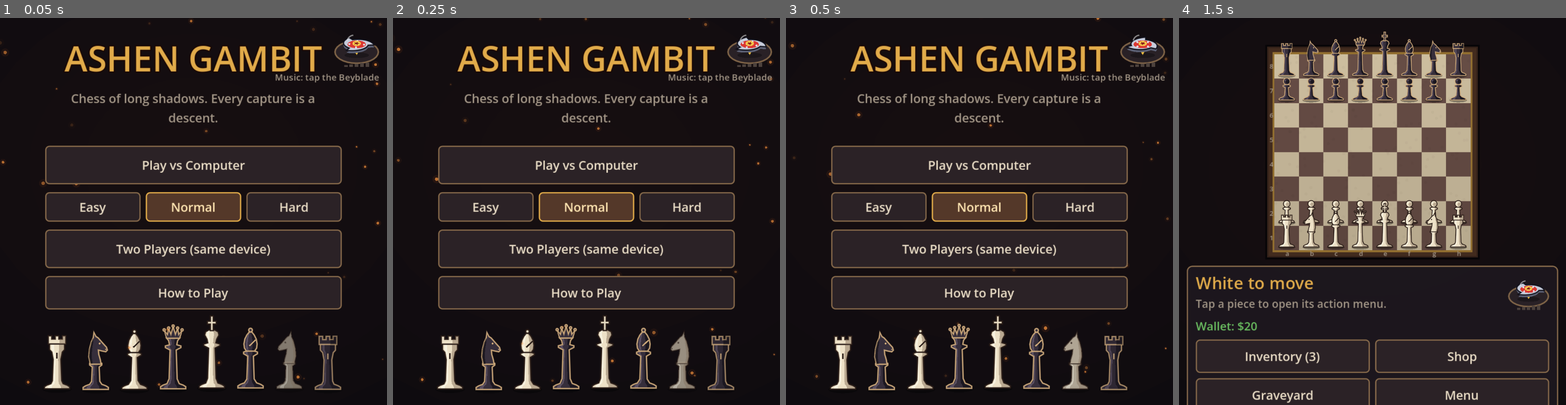
Above: before the commit, frames 1-4 (left to right).
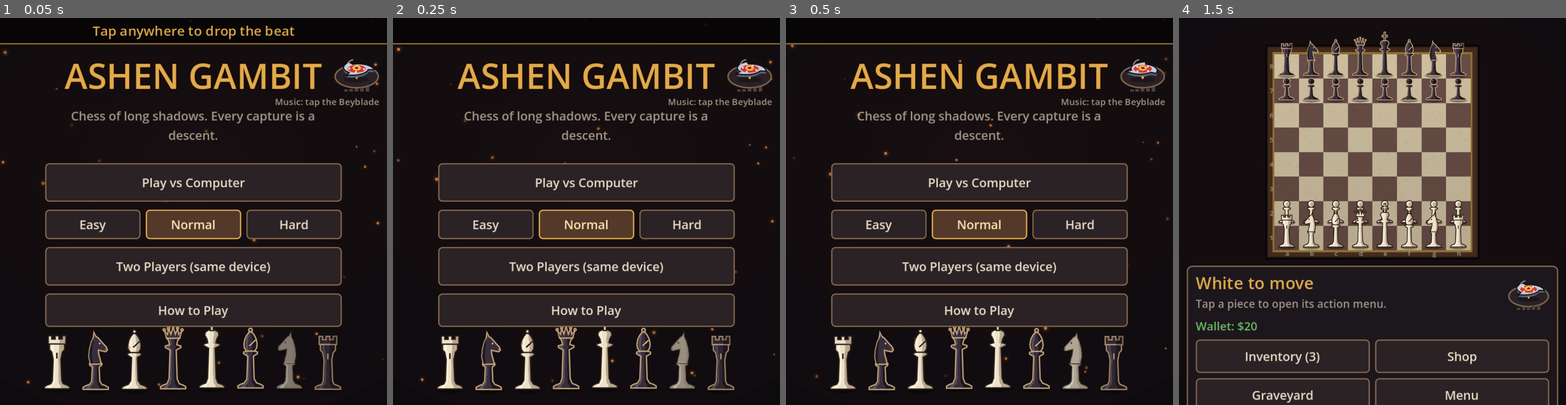
Above: after the commit, the same moments.

Repository: Username846/harmi
Game: Godot game, scene res://scenes/main.tscn
Same seed, same stepped clock (60 frames per second), same inputs: the game is played once before the commit and once after it. Sound files missing from this copy of the repository are replaced by a short silence.
Inputs (mouse positions are in pixels of both pictures, inside the frame that each line leads up to):
- Up to frame 1 (0.05 s): no input
- Up to frame 2 (0.25 s): no input
- Up to frame 3 (0.5 s): no input
- Up to frame 4 (1.5 s): click "Play vs Computer" at 0.5 s; tap A at 1.25 s; drag from (1372, 141) to (1411, 126) at 1.27 s

The runs differ from the first frame. In frame 1, 17% of the frame differs, in the area x 0-100%, y 0-80%; in frame 2, 16%; in frame 3, 16%; in frame 4, nothing differs.

Commit message:
Title screen diss track: five minutes of synthesized rap over a boom-bap beat, lyrics scrolling across the top
Co-Authored-By: Claude Opus 5.5 <noreply@anthropic.com>
Claude-Session: https://claude.ai/code/session_01CNJoxHwQEPu7za74owAvZ7

Diff:
--- /dev/null
+++ b/scripts/title/diss_lyrics.gd
@@ -0,0 +1,108 @@
+## Generated by tools/gen_diss.py: when each line of the title-screen diss track is rapped.
+extends RefCounted
+
+const TITLE := "Long Boy Diss (Black Side Freestyle)"
+const LENGTH := 300.17
+
+const LINES := [
+	[5.36, 10.16, "Yo. This one goes out to the whole Black side of the board."],
+	[10.70, 13.17, "Ashen Gambit on the mic and I'm taller than the block"],
+	[13.36, 15.84, "Seven feet of ivory, I'm a walking grandfather clock"],
+	[16.03, 18.52, "You bust shit while I bust nuts."],
+	[18.70, 21.18, "You sweep the squares while I'm counting up my bucks"],
+	[21.36, 23.84, "Rolled up to the corner store in a lowrider coupe"],
+	[24.03, 26.52, "Bought a sniper and a gourd, now I'm hunting down your troop"],
+	[26.70, 29.18, "Your knight move crooked, yeah, it only goes in Ls"],
+	[29.36, 31.85, "Mine hop over buildings while your horse just smells"],
+	[32.03, 34.51, "Your queen got the power but she never got the sauce"],
+	[34.70, 37.18, "Took her on a dinner date, now she calling me the boss"],
+	[37.36, 39.85, "I do odd jobs, really odd jobs, money in the drawer"],
+	[40.03, 42.51, "Posed as a garden gnome and still I'm making more"],
+	[42.70, 45.18, "Your bishop moving sideways like he dodging the rent"],
+	[45.36, 47.84, "Diagonal hustle, every penny that he spent"],
+	[48.03, 50.53, "Hey we got Oscar Mayer over here"],
+	[50.70, 53.18, "Little wiener pawn, two squares and he disappear"],
+	[53.36, 55.85, "Your rook stuck in the corner like he grounded by his mom"],
+	[56.03, 58.52, "Castling every Tuesday, call that dude a sitcom"],
+	[58.70, 61.17, "Pink slip race, I left your hatchback in the smoke"],
+	[61.36, 63.85, "Now your piece can't move, he a pedestrian joke"],
+	[64.03, 66.51, "Shifted in the green band with the nitrous in the tank"],
+	[66.70, 69.18, "Drove your car to Gambit Goods and parked it at the bank"],
+	[69.36, 71.86, "Every time you capture you be crying in a maze"],
+	[72.03, 74.51, "Punching on a footlocker for seven straight days"],
+	[74.70, 77.18, "I walk the labyrinth like I'm holding the deed"],
+	[77.36, 79.84, "Inspect, open, punch and use, that's all I need"],
+	[80.03, 82.52, "Your mood so gloomy that it's raining on your head"],
+	[82.70, 85.19, "Little storm cloud following you all the way to bed"],
+	[85.36, 87.84, "Took your pawn to a picnic, now he loves me more"],
+	[88.03, 90.51, "Told him he could promote if he knocks on my door"],
+	[90.70, 93.19, "We bout to hood style on these mofos"],
+	[93.36, 95.84, "Pull up with the neighbors in the lowrider, slow mo"],
+	[106.70, 109.19, "Nah I ain't about chess what the fuck is a bishop"],
+	[109.36, 111.84, "Looking like a salt shaker, get up out my kitchen, stop"],
+	[112.03, 114.51, "Pulled the Beyblade rip cord till the bassline hit the floor"],
+	[114.70, 117.17, "Snapped it off the launcher, now your king can't find the door"],
+	[117.36, 119.85, "Knocked your knight flat on his back, he seeing little stars"],
+	[120.03, 122.50, "Lose a turn, sit and learn, while I'm racing fancy cars"],
+	[122.70, 125.18, "Yugi in the graveyard talking heart of the cards"],
+	[125.36, 127.84, "I pulled a Drive-By booster, now he calling for his guards"],
+	[128.03, 130.51, "Brought my dead rook back with a dragon and a sniper"],
+	[130.70, 133.17, "Children's card game, but I play it like a viper"],
+	[133.36, 135.85, "Your king so anxious that he never leaves his square"],
+	[136.03, 138.51, "Always in check, man, he losing all his hair"],
+	[138.70, 141.19, "My king got a driver and a custom leather seat"],
+	[141.36, 143.84, "Your king got a curfew and a babysitter, sweet"],
+	[144.03, 146.51, "Double shot espresso, so I move two times, cuz"],
+	[146.70, 149.18, "By the time you blink I already did what I does"],
+	[149.36, 151.84, "You talk about the center, I'm the center of attention"],
+	[152.03, 154.52, "Fifty move rule, I'm a fifty bar extension"],
+	[154.70, 157.18, "En passant your cousin, he was sneaking by the side"],
+	[157.36, 159.85, "Caught him with a pawn and then I took him for a ride"],
+	[160.03, 162.52, "Your scrolls in the scriptorium are dusty and dead"],
+	[162.70, 165.18, "Lit a candle in the dark and read your diary instead"],
+	[165.36, 167.85, "Bell tower ringing, that's the sound of you losing"],
+	[168.03, 170.52, "Three bells, four bells, I don't care what you're choosing"],
+	[170.70, 173.17, "Ward Charm on my neck and a whetstone on my blade"],
+	[173.36, 175.85, "Twenty five more hit points, I don't ever get afraid"],
+	[176.03, 178.52, "You sip Mana Tincture like it's pink lemonade"],
+	[178.70, 181.18, "I drink Health Draught straight, I'm a walking barricade"],
+	[181.36, 183.84, "Took your bishop out to sea on a sunset cruise"],
+	[184.03, 186.51, "Scattering the ashes, man, he had nothing to lose"],
+	[186.70, 189.19, "Your skinny neck look like a giraffe in a hoodie"],
+	[189.36, 191.84, "Mine look like a skyscraper serving up the goodies"],
+	[194.70, 199.62, "Hold up. Let the beat breathe. Okay. Back to violating."],
+	[202.70, 205.18, "Got a pet rock named Gerald and he harder than your squad"],
+	[205.36, 207.84, "He don't fight, he don't race, but he still look like a god"],
+	[208.03, 210.52, "Decorative gourd on my dashboard for luck"],
+	[210.70, 213.17, "Commemorative spoon, I stirred up all your stuff"],
+	[213.36, 215.85, "You need a headlamp just to find your own way home"],
+	[216.03, 218.51, "Dark mood, dark maze, you crying on the phone"],
+	[218.70, 221.18, "Called the Drive-By Hotline, said bring the whole crew"],
+	[221.36, 223.83, "Neighbor board pulled up and your back rank is through"],
+	[224.03, 226.51, "Sniper on the e-file and the line is clear"],
+	[226.70, 229.19, "One shot, no labyrinth, your pawn is out of here"],
+	[229.36, 231.85, "Ash in my satchel and I throw it in your eyes"],
+	[232.03, 234.51, "Blinded in the duel, now you swinging at the skies"],
+	[234.70, 237.18, "Your rook got a van with a busted transmission"],
+	[237.36, 239.85, "Lost it in a race, now he walking on a mission"],
+	[240.03, 242.52, "Used car lot, I bought the keys for twenty bucks"],
+	[242.70, 245.18, "My pawns ride in style while yours hitch rides on trucks"],
+	[245.36, 247.85, "Black side bluffing, all that marble, no muscle"],
+	[248.03, 250.52, "White side shining, every square is a hustle"],
+	[250.70, 253.19, "Checkmate coming and you know it's not a bluff"],
+	[253.36, 255.85, "Final duel with your king and he's eating my dust"],
+	[256.03, 258.52, "He crumbles into ash and I sweep him in a dustpan"],
+	[258.70, 261.19, "Mail him back to Yugi with a note that says nice plan"],
+	[261.36, 263.86, "I'm the long boy of the board, I'm the ivory tower"],
+	[264.03, 266.52, "Every move I make got that elongated power"],
+	[266.70, 269.19, "You a short little checker on the wrong kind of table"],
+	[269.36, 271.85, "I'm a legend in the labyrinth, a myth and a fable"],
+	[272.03, 274.51, "Machine on the Black side thinking twelve hundred moves"],
+	[274.70, 277.18, "Still can't calculate the way your boy grooves"],
+	[277.36, 279.84, "Easy, Normal, Hard, man, I'm deadly on all three"],
+	[280.03, 282.51, "Even two player mode I'm still beating me"],
+	[282.70, 285.18, "So bow to the tall boy, put your crown on the floor"],
+	[285.36, 287.85, "Pawn to e-four and I'm kicking in your door"],
+	[288.03, 292.95, "That's the track. Black side, you're done. The board is mine."],
+	[293.36, 298.25, "Elongated pieces. Ashen Gambit. Mic drop. Peace."],
+]
--- /dev/null
+++ b/scripts/title/diss_ticker.gd
@@ -0,0 +1,107 @@
+class_name DissTicker
+extends Control
+## The title screen's diss track and its lyrics, scrolling across the top of
+## the screen in time with the rapping. Tap the strip to mute or unmute.
+
+const LYRICS := preload("res://scripts/title/diss_lyrics.gd")
+const TRACK := preload("res://assets/audio/diss_track.ogg")
+const STRIP_H := 40.0
+
+var player: AudioStreamPlayer
+var muted := false
+var _t := 0.0
+
+
+func _ready() -> void:
+	mouse_filter = Control.MOUSE_FILTER_STOP
+	tooltip_text = "Tap to mute or unmute the diss track"
+	player = AudioStreamPlayer.new()
+	player.stream = TRACK
+	player.volume_db = -2.0
+	player.finished.connect(func(): player.play())
+	add_child(player)
+	player.play()
+
+
+## Browsers only allow sound after a tap, so the title screen pokes us on its first one.
+func wake() -> void:
+	if not muted and not player.playing:
+		player.play()
+
+
+func _gui_input(event: InputEvent) -> void:
+	if event is InputEventMouseButton and event.pressed and event.button_index == MOUSE_BUTTON_LEFT:
+		accept_event()
+		muted = not muted
+		if not muted and not player.playing:
+			player.play()
+
+
+func _process(delta: float) -> void:
+	_t += delta
+	# step aside while the Beyblade is spinning its own bassline
+	var want_paused := muted or Music.spinning
+	if player.stream_paused != want_paused:
+		player.stream_paused = want_paused
+	queue_redraw()
+
+
+var _speed_cache := 0.0
+
+
+## Fast enough that a line never runs into the next one.
+func _speed(font: Font, fs: int) -> float:
+	if _speed_cache > 0.0:
+		return _speed_cache
+	var lines: Array = LYRICS.LINES
+	_speed_cache = 120.0
+	for i in lines.size() - 1:
+		var gap: float = float(lines[i + 1][0]) - float(lines[i][0])
+		var tw := font.get_string_size(lines[i][2], HORIZONTAL_ALIGNMENT_LEFT, -1, fs).x
+		_speed_cache = maxf(_speed_cache, (tw + 60.0) / gap)
+	return _speed_cache
+
+
+func _text(font: Font, p: Vector2, text: String, fs: int) -> void:
+	draw_string_outline(font, p, text, HORIZONTAL_ALIGNMENT_LEFT, -1, fs, 5, Color(0, 0, 0, 0.9))
+	draw_string(font, p, text, HORIZONTAL_ALIGNMENT_LEFT, -1, fs, UI.GOLD)
+
+
+func _draw() -> void:
+	var font := ThemeDB.fallback_font
+	var w := size.x
+	draw_rect(Rect2(Vector2.ZERO, Vector2(w, STRIP_H)), Color(0.02, 0.015, 0.02, 0.85))
+	draw_line(Vector2(0, STRIP_H), Vector2(w, STRIP_H), UI.GOLD.darkened(0.4), 2.0)
+	var fs := 21
+	var label_w := 150.0 if w > 700.0 else 0.0
+	var y := STRIP_H * 0.5 + fs * 0.36
+	var notice := ""
+	if muted:
+		notice = "Diss track muted - tap here to bring it back"
+	elif Music.spinning:
+		notice = "The Beyblade has the floor. The diss track waits its turn."
+	elif not player.playing or player.get_playback_position() < 0.05:
+		notice = "Tap anywhere to drop the beat"
+	if notice != "":
+		var nw := font.get_string_size(notice, HORIZONTAL_ALIGNMENT_LEFT, -1, fs).x
+		_text(font, Vector2(label_w + (w - label_w - nw) * 0.5, y), notice, fs)
+	else:
+		# one continuous ribbon: each line enters on the right the moment it's
+		# rapped and drifts left at a steady pace
+		var pos := player.get_playback_position()
+		var speed := _speed(font, fs)
+		for line in LYRICS.LINES:
+			var x: float = w + (float(line[0]) - pos) * speed
+			if x > w:
+				break
+			var tw := font.get_string_size(line[2], HORIZONTAL_ALIGNMENT_LEFT, -1, fs).x
+			if x + tw < label_w:
+				continue
+			_text(font, Vector2(x, y), line[2], fs)
+	if label_w > 0.0:
+		# a fixed "now playing" tag the lyrics slide under
+		draw_rect(Rect2(Vector2.ZERO, Vector2(label_w, STRIP_H)), Color(0.12, 0.05, 0.05))
+		var beat := 0.5 + 0.5 * absf(sin(player.get_playback_position() * PI * 1.5)) if player.playing and not player.stream_paused else 0.5
+		draw_circle(Vector2(14, STRIP_H * 0.5), 5.0, UI.RED.lerp(Color(1, 0.6, 0.5), beat))
+		draw_string(font, Vector2(26, 17), "NOW PLAYING", HORIZONTAL_ALIGNMENT_LEFT, -1, 12, UI.DIM)
+		draw_string(font, Vector2(26, 33), "Long Boy Diss", HORIZONTAL_ALIGNMENT_LEFT, label_w - 30.0, 14, UI.TEXT)
--- a/scripts/title/title_screen.gd
+++ b/scripts/title/title_screen.gd
@@ -12,6 +12,7 @@
 var art: Control
 var beyblade: BeybladeButton
 var music_hint: Label
+var ticker: DissTicker
 
 
 func _ready() -> void:
@@ -50,12 +51,19 @@
 	music_hint.autowrap_mode = TextServer.AUTOWRAP_OFF
 	music_hint.mouse_filter = Control.MOUSE_FILTER_IGNORE
 	add_child(music_hint)
+	ticker = DissTicker.new()
+	add_child(ticker)
 	resized.connect(_layout)
 	column.minimum_size_changed.connect(_layout_deferred)
 	_layout()
 	_layout_deferred()
 	for i in 40:
 		_embers.append(_new_ember(true))
+
+
+func _input(event: InputEvent) -> void:
+	if event is InputEventMouseButton and event.pressed and ticker:
+		ticker.wake()
 
 
 func _set_diff(i: int) -> void:
@@ -71,11 +79,14 @@
 	var h := column.get_combined_minimum_size().y
 	var s := clampf(minf(size.x / 9.5, size.y / 7.5), 36.0, 92.0)
 	var avail := size.y - s * 1.95
-	var y := maxf(12.0, (avail - h) * 0.5)
+	var y := maxf(DissTicker.STRIP_H + 12.0, (avail - h) * 0.5)
 	column.position = Vector2((size.x - w) * 0.5, y)
+	if ticker:
+		ticker.position = Vector2.ZERO
+		ticker.size = Vector2(size.x, DissTicker.STRIP_H)
 	if beyblade:
 		beyblade.size = beyblade.custom_minimum_size
-		beyblade.position = Vector2(size.x - beyblade.size.x - 12, 10)
+		beyblade.position = Vector2(size.x - beyblade.size.x - 12, DissTicker.STRIP_H + 8.0)
 		music_hint.size = Vector2(220, 20)
 		music_hint.position = Vector2(size.x - 232, beyblade.position.y + beyblade.size.y + 2)
 
Not shown, added: assets/audio/diss_track.ogg.import
Not shown, added: scripts/title/diss_lyrics.gd.uid
Not shown, added: scripts/title/diss_ticker.gd.uid
Not shown, changed: README.md
Not shown, added: assets/audio/diss_track.ogg
Not shown, changed: docs/index.html
Not shown, changed: docs/index.pck
Not shown, added: espeakng-1.0.5-py3-none-any.whl
Not shown, added: tools/gen_diss.py
